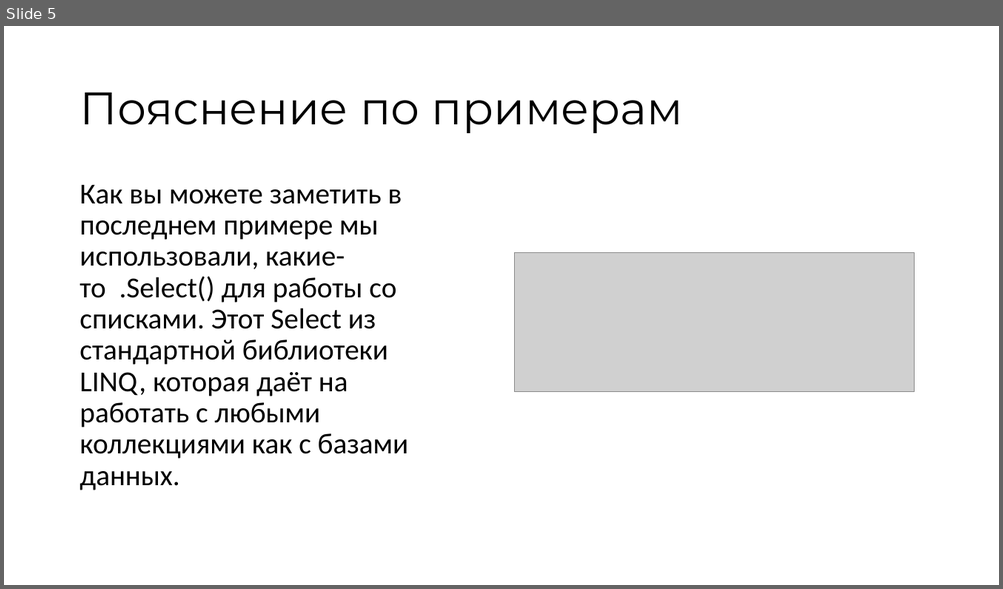
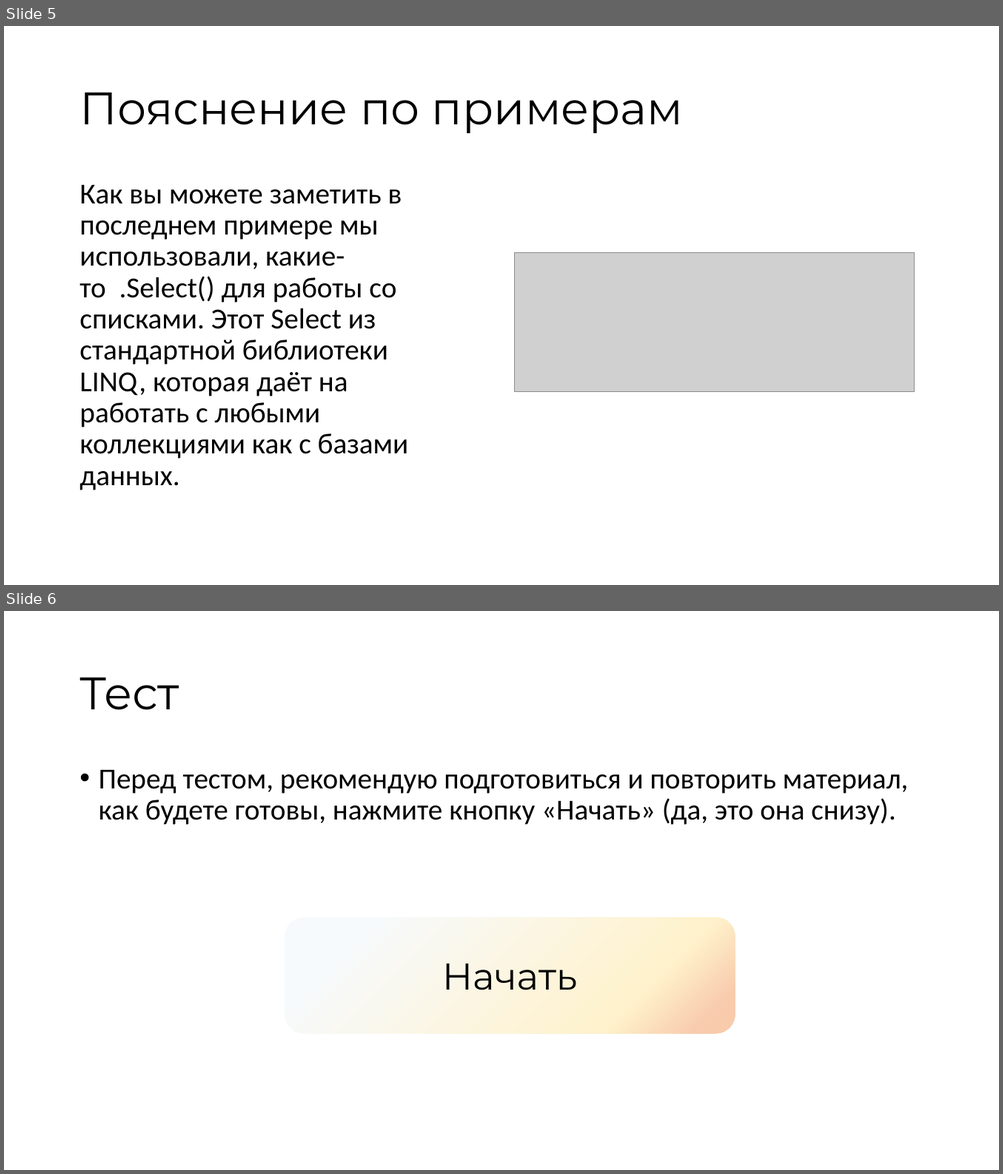
Before and after one commit to suai-materials/abstracts, a slide deck: IT/Лабораторные работы/Тест.pptx. Shown one above the other, each under a label of ours: slide 5 before the commit, slides 5 and 6 after it. The pictures are 1003x589 and 1003x1174 pixels, drawn with LibreOffice and Linux fonts; fonts in the diff are those of the drawing; grey boxes stand for pictures. Boxes give left, top, right and bottom in pixels: in the first picture for what was removed or moved away, otherwise in the second. Text is boxed around its words. In the diff, an @@ line names an element or a change of style, - is before the commit and + after.

```diff
--- a/IT/Лабораторные работы/Тест.pptx
+++ b/IT/Лабораторные работы/Тест.pptx
@@ slide 6 added at bbox=[4, 611, 999, 1170], background #FFFFFF @@
@@ title added at bbox=[79, 678, 179, 710], 44 pt, text #000000 @@
+Тест
@@ text added at bbox=[99, 770, 908, 825], 28 pt, text #000000 @@
+• Перед тестом, рекомендую подготовиться и повторить материал, как будете готовы, нажмите кнопку «Начать» (да, это она снизу).
@@ rounded rectangle added at bbox=[284, 917, 735, 1034], fill gradient #F7FAFD to #FFF2CC to #F8CBAD, 36 pt, text #000000 @@
+Начать
```
Also in this commit, not shown: 1 slide removed.
